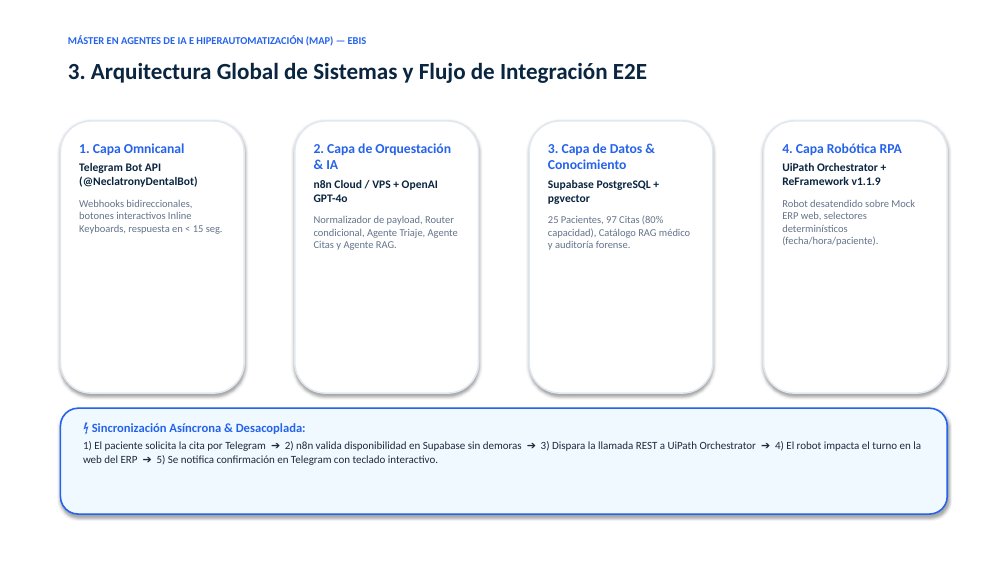
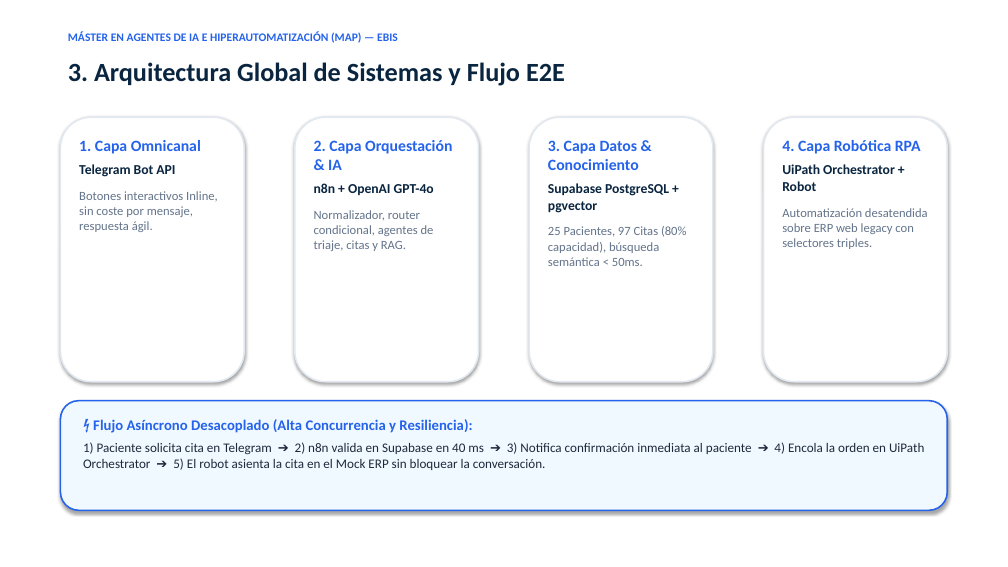
Before and after one commit to sabriesposito/clinica_neclatrony_tfm_ESPOSITO, a slide deck: slide 4 of docs/Defensa_TFM_Clinica_Neclatrony.pptx. Drawn at 1008x567 pixels with LibreOffice and Linux fonts; fonts in the diff are those of the drawing. Boxes give left, top, right and bottom in pixels: in the first picture for what was removed or moved away, otherwise in the second. Text is boxed around its words. In the diff, an @@ line names an element or a change of style, - is before the commit and + after.

```diff
--- a/docs/Defensa_TFM_Clinica_Neclatrony.pptx
+++ b/docs/Defensa_TFM_Clinica_Neclatrony.pptx
@@ text "MÁSTER EN AGENTES DE IA ..." at <box>68,32,398,43</box>: size 10 to 11 pt @@
@@ text at <box>68,62,565,86</box>: text changed; size 22 to 25 pt @@
-3. Arquitectura Global de Sistemas y Flujo de Integración E2E
+3. Arquitectura Global de Sistemas y Flujo E2E
@@ rounded rectangle: place and size @@
-rounded rectangle at <box>60,121,244,393</box>
+rounded rectangle at <box>60,117,244,382</box>
@@ rounded rectangle: place and size @@
-rounded rectangle at <box>295,121,479,393</box>
+rounded rectangle at <box>295,117,479,382</box>
@@ rounded rectangle: place and size @@
-rounded rectangle at <box>529,121,713,393</box>
+rounded rectangle at <box>529,117,713,382</box>
@@ rounded rectangle: place and size @@
-rounded rectangle at <box>764,121,948,393</box>
+rounded rectangle at <box>764,117,948,382</box>
@@ text at <box>79,140,201,154</box>: size 13 to 15 pt in "1. Capa Omnicanal" @@
@@ text at <box>314,140,452,251</box>: text changed; size 10 to 12 pt @@
-2. Capa de Orquestación & IA
-n8n Cloud / VPS + OpenAI GPT-4o
-Normalizador de payload, Router condicional, Agente Triaje, Agente Citas y Agente RAG.
+2. Capa Orquestación & IA
+n8n + OpenAI GPT-4o
+Normalizador, router condicional, agentes de triaje, citas y RAG.
@@ text at <box>548,140,639,170</box>: text changed; size 13 to 15 pt @@
-3. Capa de Datos & Conocimiento
+3. Capa Datos & Conocimiento
@@ text at <box>782,140,921,154</box>: size 13 to 15 pt in "4. Capa Robótica RPA" @@
@@ text at <box>79,164,218,232</box>: text changed; size 10 to 12 pt @@
-Telegram Bot API (@NeclatronyDentalBot)
-Webhooks bidireccionales, botones interactivos Inline Keyboards, respuesta en < 15 seg.
+Telegram Bot API
+Botones interactivos Inline, sin coste por mensaje, respuesta ágil.
@@ text at <box>782,164,928,249</box>: text changed; size 10 to 12 pt @@
-UiPath Orchestrator + ReFramework v1.1.9
-Robot desatendido sobre Mock ERP web, selectores determinísticos (fecha/hora/paciente).
+UiPath Orchestrator + Robot
+Automatización desatendida sobre ERP web legacy con selectores triples.
@@ text at <box>548,183,669,213</box>: size 11 to 13 pt in "Supabase PostgreSQL + pgvector"; more space between paragraphs @@
@@ text at <box>548,226,687,266</box>: text changed; size 10 to 12 pt @@
-25 Pacientes, 97 Citas (80% capacidad), Catálogo RAG médico y auditoría forense.
+25 Pacientes, 97 Citas (80% capacidad), búsqueda semántica < 50ms.
@@ rounded rectangle: place and size @@
-rounded rectangle at <box>60,408,948,514</box>
+rounded rectangle at <box>60,401,948,510</box>
@@ text at <box>83,419,924,470</box>: text changed; size 10.5 to 12.5 pt @@
-⚡ Sincronización Asíncrona & Desacoplada:
-1) El paciente solicita la cita por Telegram ➔ 2) n8n valida disponibilidad en Supabase sin demoras ➔ 3) Dispara la llamada REST a UiPath Orchestrator ➔ 4) El robot impacta el turno en la web del ERP ➔ 5) Se notifica confirmación en Telegram con teclado interactivo.
+⚡ Flujo Asíncrono Desacoplado (Alta Concurrencia y Resiliencia):
+1) Paciente solicita cita en Telegram ➔ 2) n8n valida en Supabase en 40 ms ➔ 3) Notifica confirmación inmediata al paciente ➔ 4) Encola la orden en UiPath Orchestrator ➔ 5) El robot asienta la cita en el Mock ERP sin bloquear la conversación.
```
Also in this commit, not shown: 9 other slides changed.
